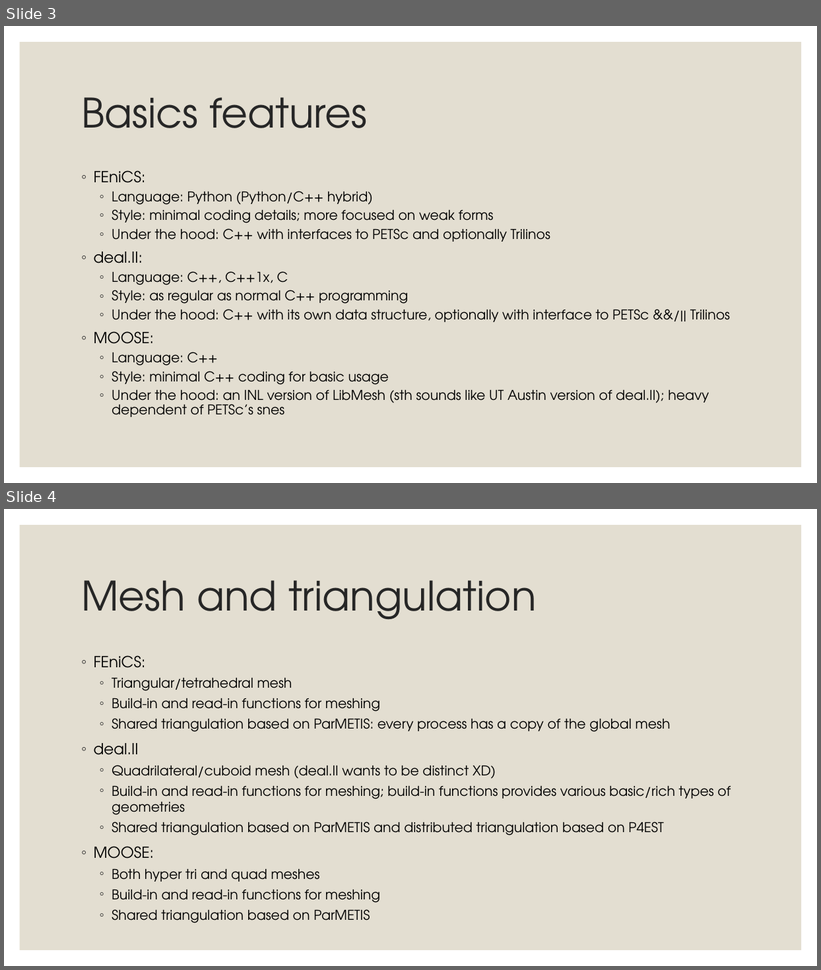
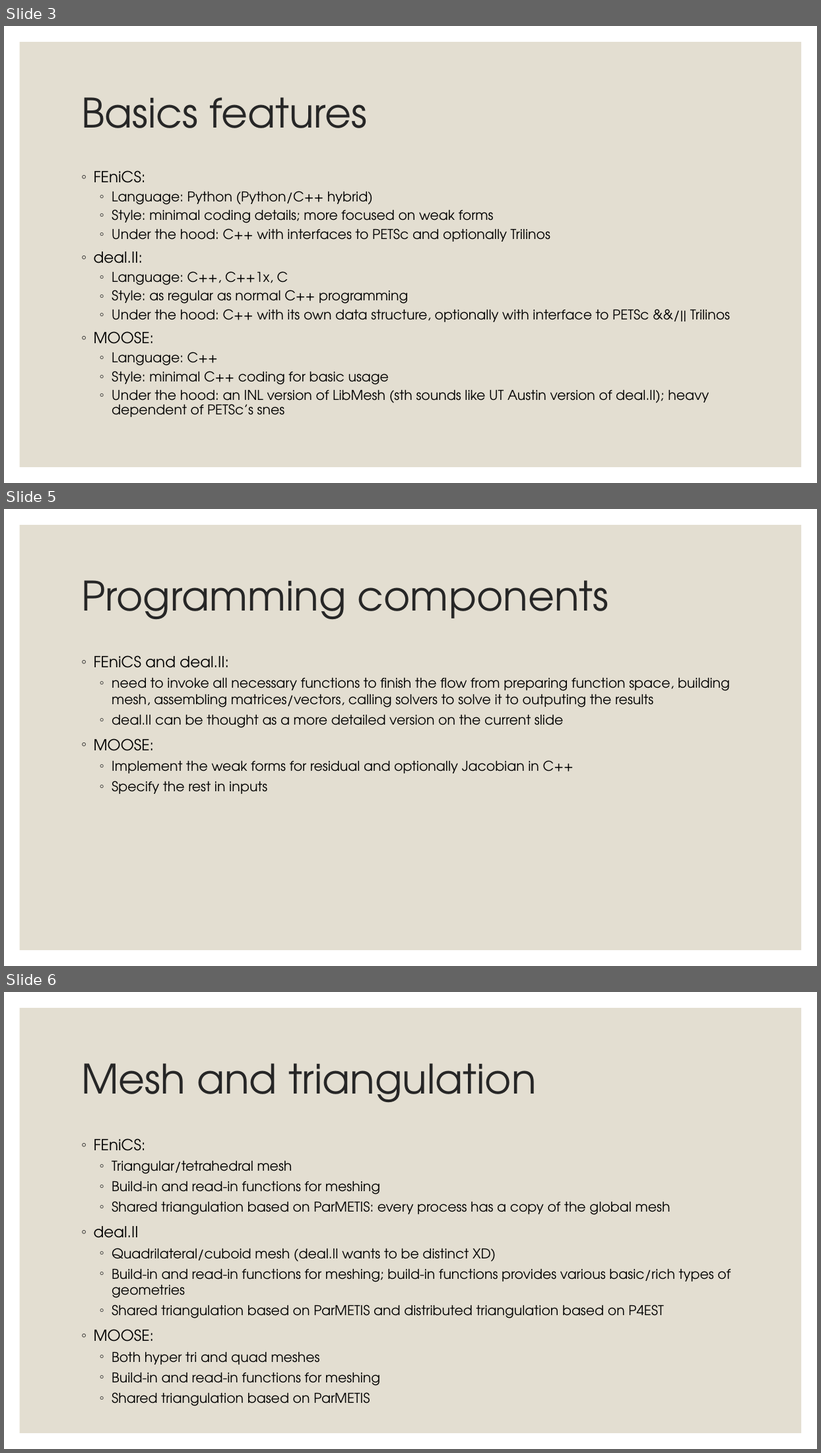
Before and after one commit to victor-dr-z/dealii-playground, a slide deck: docs/package-comparison.pptx. Shown one above the other, each under a label of ours: slides 3 and 4 before the commit, slides 3, 5 and 6 after it; the slides between them are not shown. The pictures are 821x970 and 821x1453 pixels, drawn with LibreOffice and Linux fonts; fonts in the diff are those of the drawing. Boxes give left, top, right and bottom in pixels: in the first picture for what was removed or moved away, otherwise in the second. Text is boxed around its words. In the diff, an @@ line names an element or a change of style, - is before the commit and + after.

```diff
--- a/docs/package-comparison.pptx
+++ b/docs/package-comparison.pptx
@@ slide 5 added at <box>4,509,817,966</box>, background #FFFFFF; not listed: 1 template element that a slide beside it also shows @@
@@ title added at <box>81,580,609,620</box>, 48 pt, text #262626 @@
+Programming components
@@ text added at <box>94,656,730,794</box>, 16 pt, text #000000 @@
+◦ FEniCS and deal.II:
+  ◦ need to invoke all necessary functions to finish the flow from preparing function space, building mesh, assembling matrices/vectors, calling solvers to solve it to outputing the results
+  ◦ deal.II can be thought as a more detailed version on the current slide
+◦ MOOSE:
+  ◦ Implement the weak forms for residual and optionally Jacobian in C++
+  ◦ Specify the rest in inputs
@@ what was slide 4 is now slide 6 @@
```
Also in this commit, not shown: 3 slides changed, 3 other slides added, 3 other files.
